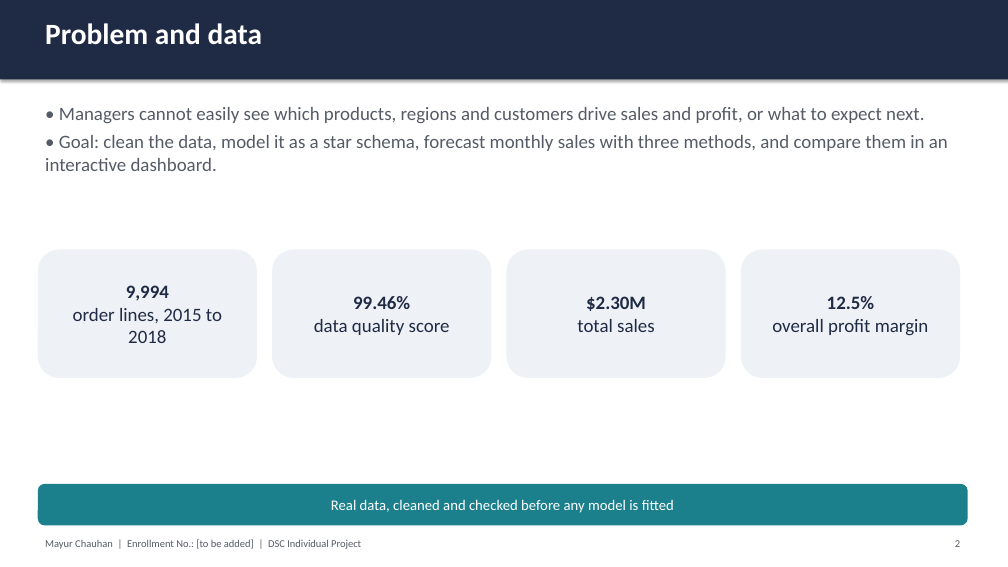
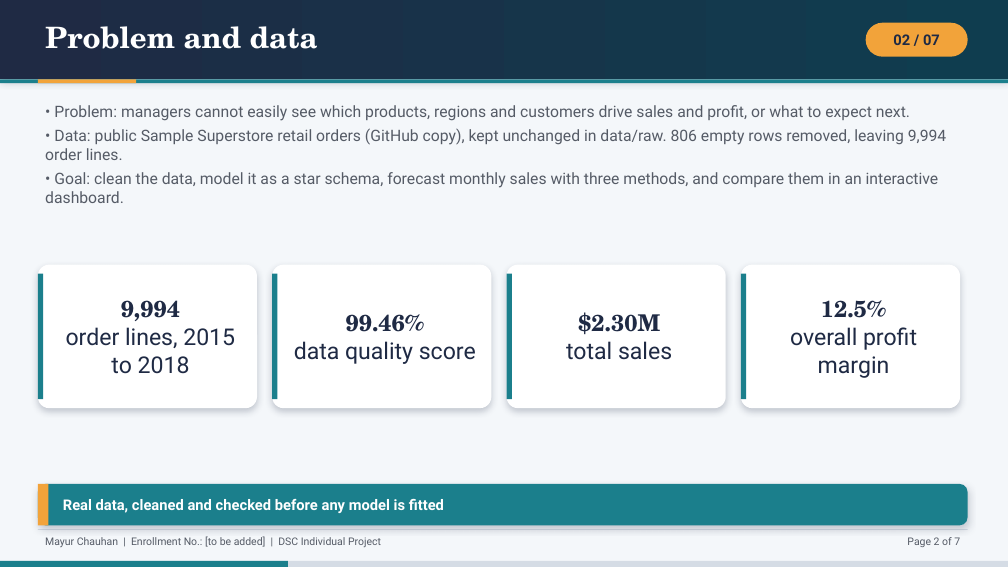
Before and after one commit to MayurChauhan-2950/Retail_Sales_Forecasting, a slide deck: slide 2 of presentation/Retail_Sales_Forecasting_Short.pptx. Drawn at 1008x567 pixels with LibreOffice and Linux fonts; fonts in the diff are those of the drawing. Boxes give left, top, right and bottom in pixels: in the first picture for what was removed or moved away, otherwise in the second. Text is boxed around its words. In the diff, an @@ line names an element or a change of style, - is before the commit and + after.

Commit message:
Add complete project explainer, 7-slide deck with PDF, diagrams and dashboard screenshots

```diff
--- a/presentation/Retail_Sales_Forecasting_Short.pptx
+++ b/presentation/Retail_Sales_Forecasting_Short.pptx
@@ background #FFFFFF to #F4F7FA @@
@@ rectangle at <box>0,0,1008,79</box>: fill #1F2A44 to gradient #1F2A44 to #0F3D4F; shadow changed @@
@@ text "Problem and data" at <box>45,26,318,49</box>: font Calibri to TeX Gyre Schola @@
@@ rounded rectangle added at <box>866,23,968,57</box>, fill #F2A33A, 14 pt, text #1F2A44, bold @@
+02 / 07
@@ rectangle added at <box>0,79,1008,83</box>, fill #1B7F8C @@
@@ rectangle added at <box>38,79,136,83</box>, fill #F2A33A @@
@@ text at <box>45,105,946,160</box>: text changed; size 18 to 15 pt; font Calibri to Roboto @@
-• Managers cannot easily see which products, regions and customers drive sales and profit, or what to expect next.
+• Problem: managers cannot easily see which products, regions and customers drive sales and profit, or what to expect next.
+• Data: public Sample Superstore retail orders (GitHub copy), kept unchanged in data/raw. 806 empty rows removed, leaving 9,994 order lines.
@@ text at <box>45,172,939,203</box>: size 18 to 15 pt, font Calibri to Roboto in "• Goal: clean the data, model it ..." @@
@@ rounded rectangle "9,994": place and size @@
-rounded rectangle "9,994" at <box>38,250,257,378</box>
+rounded rectangle "9,994" at <box>38,265,257,408</box>
@@ rounded rectangle "9,994" at <box>38,265,257,408</box>: size 18 to 22 pt; font Calibri to TeX Gyre Schola in "9,994"; font Calibri to Roboto in "order lines, 2015 to 2018"; fill #EEF2F6 to #FFFFFF; shadow on; proportions changed @@
@@ rounded rectangle "99.46%": place and size @@
-rounded rectangle "99.46%" at <box>272,250,492,378</box>
+rounded rectangle "99.46%" at <box>272,265,492,408</box>
@@ rounded rectangle "99.46%" at <box>272,265,492,408</box>: size 18 to 22 pt; font Calibri to TeX Gyre Schola in "99.46%"; font Calibri to Roboto in "data quality score"; fill #EEF2F6 to #FFFFFF; shadow on; proportions changed @@
@@ rounded rectangle "$2.30M": place and size @@
-rounded rectangle "$2.30M" at <box>507,250,726,378</box>
+rounded rectangle "$2.30M" at <box>507,265,726,408</box>
@@ rounded rectangle "$2.30M" at <box>507,265,726,408</box>: size 18 to 22 pt; font Calibri to TeX Gyre Schola in "$2.30M"; font Calibri to Roboto in "total sales"; fill #EEF2F6 to #FFFFFF; shadow on; proportions changed @@
@@ rounded rectangle "12.5%": place and size @@
-rounded rectangle "12.5%" at <box>741,250,960,378</box>
+rounded rectangle "12.5%" at <box>741,265,960,408</box>
@@ rounded rectangle "12.5%" at <box>741,265,960,408</box>: size 18 to 22 pt; font Calibri to TeX Gyre Schola in "12.5%"; font Calibri to Roboto in "overall profit margin"; fill #EEF2F6 to #FFFFFF; shadow on; proportions changed @@
@@ rectangle added at <box>38,274,43,399</box>, fill #1B7F8C @@
@@ rectangle added at <box>272,274,278,399</box>, fill #1B7F8C @@
@@ rectangle added at <box>507,274,512,399</box>, fill #1B7F8C @@
@@ rectangle added at <box>741,274,746,399</box>, fill #1B7F8C @@
@@ rounded rectangle "Real data, cleaned and checked ..." at <box>38,484,968,526</box>: font Calibri to Roboto, bold on; alignment centre to left; shadow on; proportions changed @@
@@ rectangle added at <box>38,484,48,526</box>, fill #F2A33A @@
@@ text "Mayur Chauhan | Enrollment No.: ..." at <box>45,536,381,547</box>: font Calibri to Roboto @@
@@ rectangle added at <box>38,529,968,530</box>, fill #D5DCE5 @@
@@ text added at <box>907,537,960,547</box>, 10 pt, text #555B66 @@
+Page 2 of 7
@@ rectangle added at <box>0,561,1008,567</box>, fill #D5DCE5 @@
@@ rectangle added at <box>0,561,288,567</box>, fill #1B7F8C @@
@@ text removed at <box>955,540,960,547</box> @@
-2
```
Also in this commit, not shown: 5 other slides changed, 1 slide added, 1 slide removed, 12 other files.
